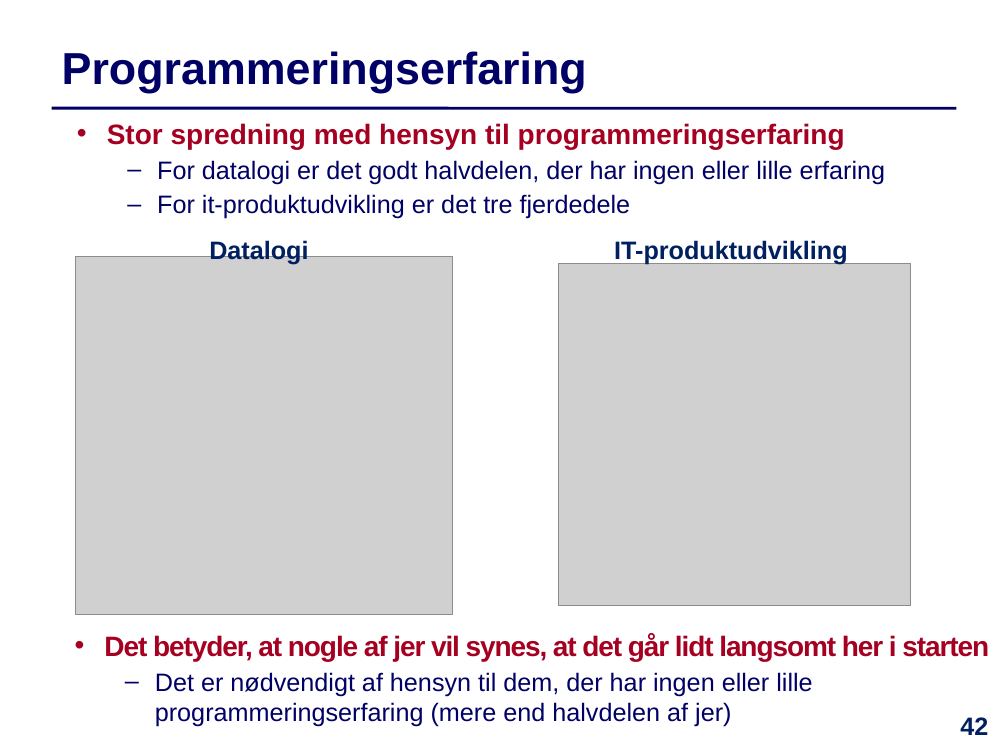
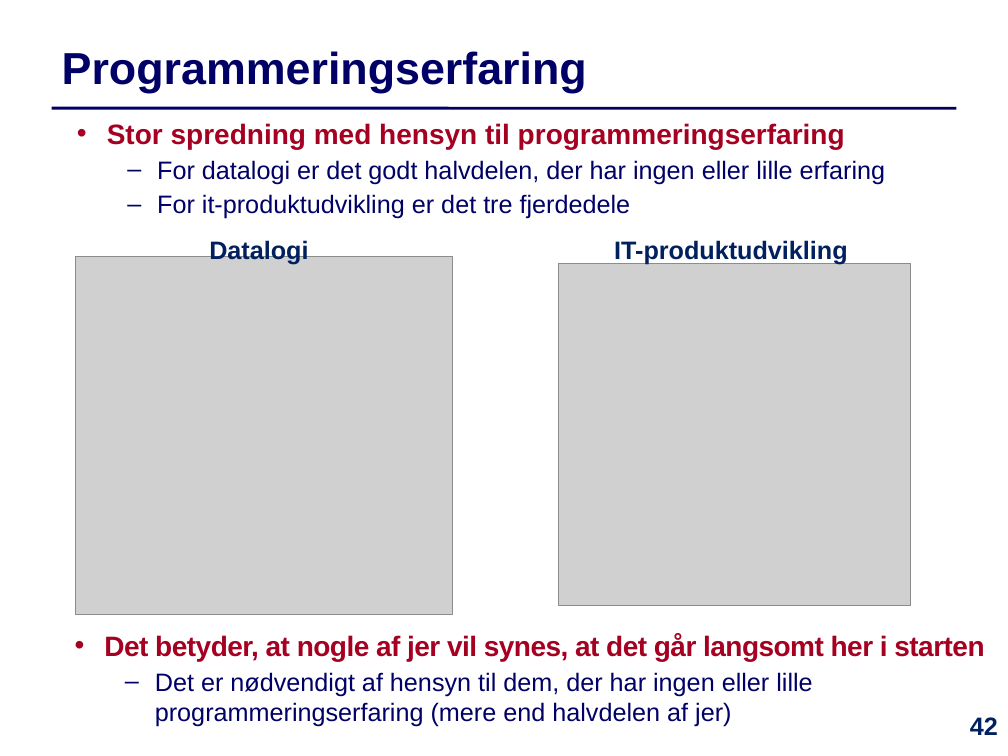
Before and after one commit to IntProgAU/Materiale, a slide deck: slide 42 of web/e22/uge_1b/Slides-Uge1-Torsdag.pptx. Drawn at 1008x756 pixels with LibreOffice and Linux fonts; fonts in the diff are those of the drawing; grey boxes stand for pictures. Boxes give left, top, right and bottom in pixels: in the first picture for what was removed or moved away, otherwise in the second. Text is boxed around its words. In the diff, an @@ line names an element or a change of style, - is before the commit and + after.

```diff
--- a/web/e22/uge_1b/Slides-Uge1-Torsdag.pptx
+++ b/web/e22/uge_1b/Slides-Uge1-Torsdag.pptx
@@ text at box(104, 634, 984, 661): text changed @@
-  • Det betyder, at nogle af jer vil synes, at det går lidt langsomt her i starten
+  • Det betyder, at nogle af jer vil synes, at det går langsomt her i starten
@@ page number at box(970, 717, 998, 735): alignment centre to right @@
```
Also in this commit, not shown: 3 other files.
